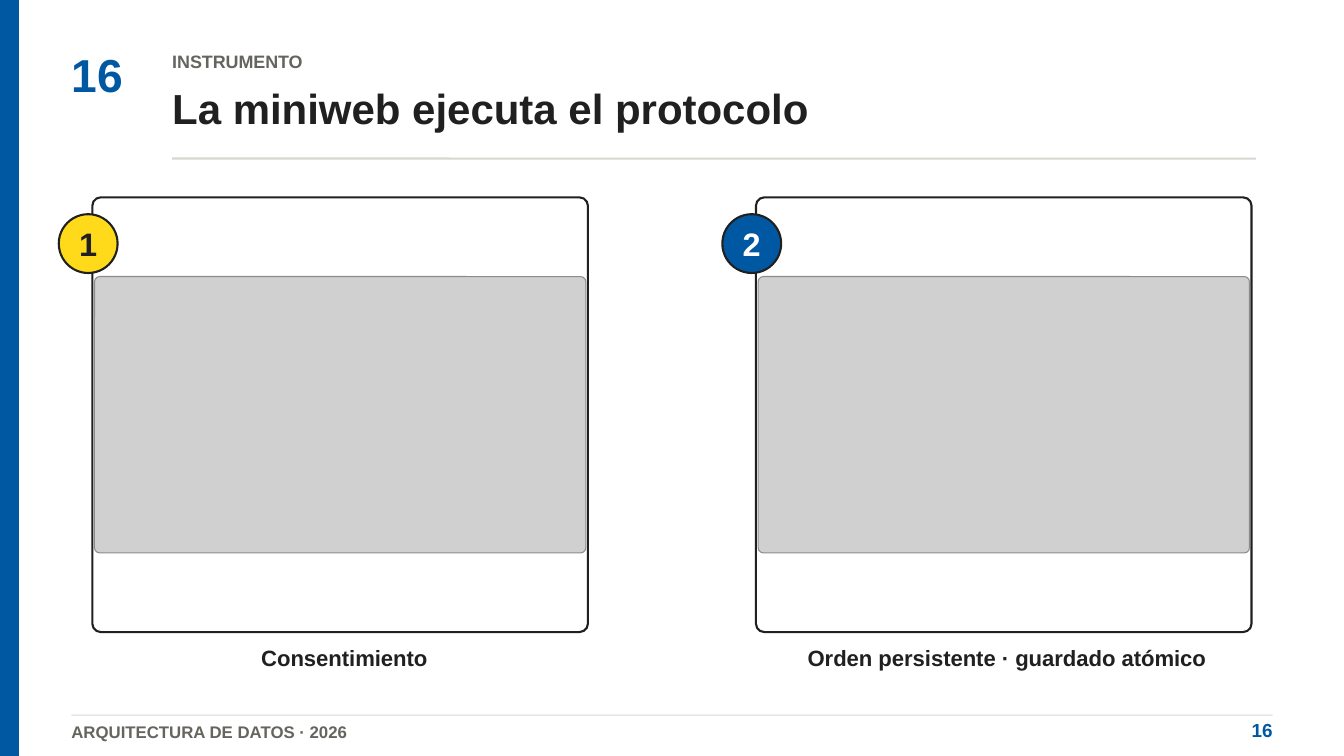
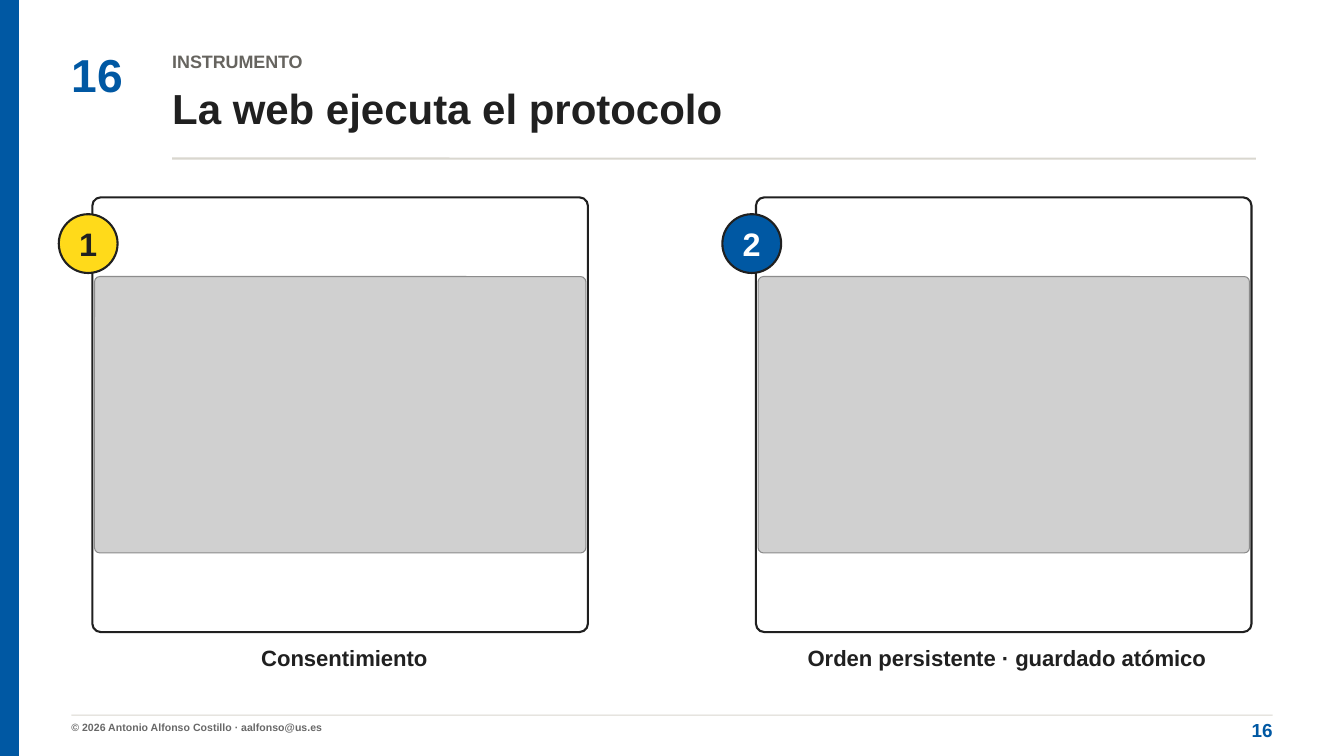
Before and after one commit to Teoriadejuego/arquitectura-datos-python-ciencia-abierta, a slide deck: slide 17 of 00_PRESENTACION/ARQUITECTURA_DATOS_PROYECCION.pptx (slide 16 before the commit). Drawn at 1344x756 pixels with LibreOffice and Linux fonts; fonts in the diff are those of the drawing; grey boxes stand for pictures. Boxes give left, top, right and bottom in pixels: in the first picture for what was removed or moved away, otherwise in the second. Text is boxed around its words. In the diff, an @@ line names an element or a change of style, - is before the commit and + after.

```diff
--- a/00_PRESENTACION/ARQUITECTURA_DATOS_PROYECCION.pptx
+++ b/00_PRESENTACION/ARQUITECTURA_DATOS_PROYECCION.pptx
@@ text at [172,93,722,133]: text changed @@
-La miniweb ejecuta el protocolo
+La web ejecuta el protocolo
@@ text at [82,723,322,733]: text changed; size 12 to 7.5 pt; text colour #66645F to #686868 @@
-ARQUITECTURA DE DATOS · 2026
+© 2026 Antonio Alfonso Costillo · aalfonso@us.es
```
Also in this commit, not shown: 20 other slides changed, 3 slides added, 11 other files.
